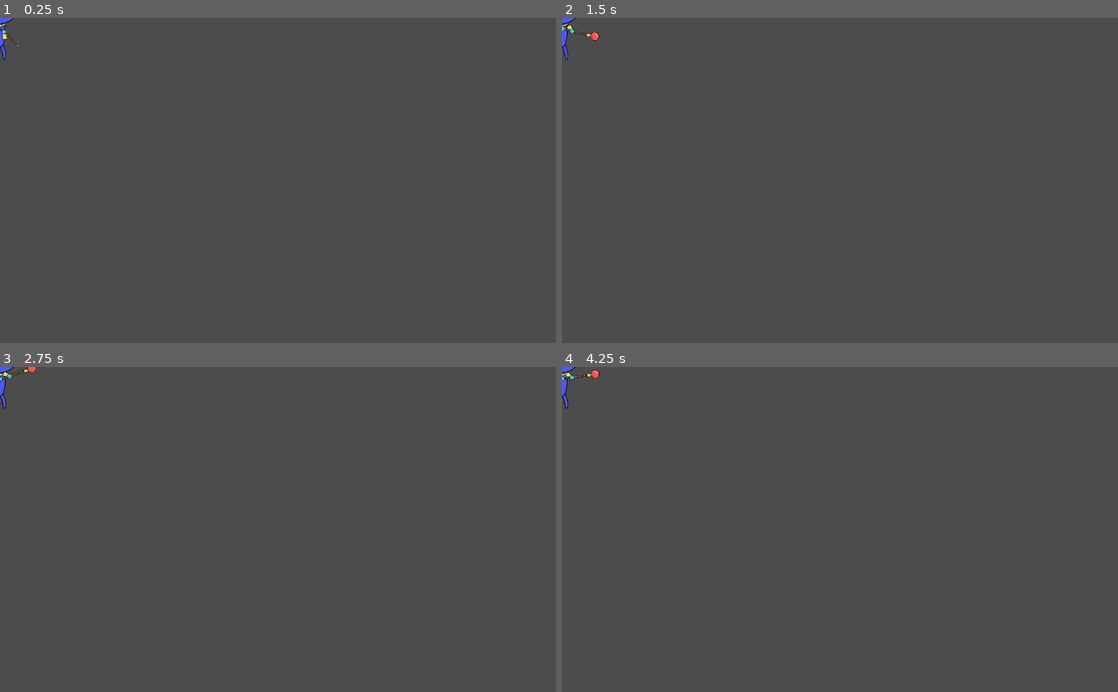
Above: before the commit, frames 1-4 (two rows, left to right).
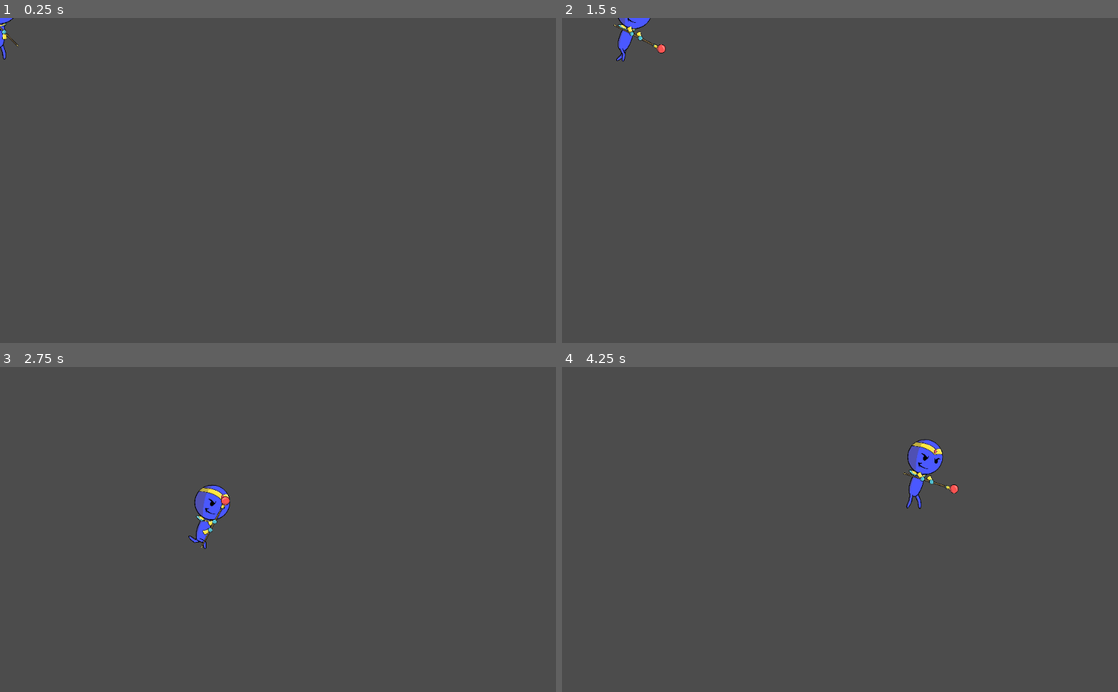
Above: after the commit, the same moments.

Repository: harchrisdytian/SUNY_Wowie_jam_2021
Game: Godot game, scene res://Main/Main.tscn
The game is run twice, just before and just after one commit, with the same random seed, the same clock (stepped at 60 frames per second) and the same inputs. The project has no main scene, so this scene is started directly.
Inputs (mouse positions are in pixels of both pictures, inside the frame that each line leads up to):
- Up to frame 1 (0.25 s): no input
- Up to frame 2 (1.5 s): tap Enter at 0.5 s; move the mouse to (962, 164) at 0.52 s; hold D (right, bound only after the commit) 0.53-1.28 s; click (962, 164) at 0.67 s; move the mouse to (728, 196) at 1.27 s; hold S (backwards, bound only after the commit) from 1.28 s (still down)
- Up to frame 3 (2.75 s): move the mouse to (333, 458) at 2.02 s; release S (backwards, bound only after the commit) at 2.03 s; hold D (right, bound only after the commit) from 2.03 s (still down)
- Up to frame 4 (4.25 s): move the mouse to (812, 594) at 2.77 s; release D (right, bound only after the commit) at 2.78 s; hold W (forward, bound only after the commit) 2.78-3.53 s; click (812, 594) at 2.92 s; move the mouse to (1006, 578) at 3.52 s; hold A (left, bound only after the commit) from 3.53 s (still down)

The runs differ from the first frame. In frame 1, less than 0.1% of the frame differs, in the area x 0-4%, y 2-9%; in frame 2, 0.6%; in frame 3, 1.0%; in frame 4, 1.1%, in the area x 0-72%, y 0-44%.

Commit message:
added a script to turret that detects player

Diff:
--- a/Development/Enemies/EnemyBullet.tscn
+++ b/Development/Enemies/EnemyBullet.tscn
@@ -1,11 +1,18 @@
-[gd_scene load_steps=2 format=2]
+[gd_scene load_steps=4 format=2]
 
 [ext_resource path="res://Enemies/EnemyBullet.gd" type="Script" id=1]
+[ext_resource path="res://icon.png" type="Texture" id=2]
+
+[sub_resource type="RectangleShape2D" id=1]
+extents = Vector2( 25.7888, 27.2368 )
 
 [node name="EnemyBullet" type="Area2D"]
+scale = Vector2( 0.25, 0.25 )
 script = ExtResource( 1 )
 
 [node name="Sprite" type="Sprite" parent="."]
+texture = ExtResource( 2 )
 
 [node name="CollisionShape2D" type="CollisionShape2D" parent="."]
+shape = SubResource( 1 )
 [connection signal="body_entered" from="." to="." method="_on_EnemyBullet_body_entered"]
--- a/Development/Enemies/Turret.tscn
+++ b/Development/Enemies/Turret.tscn
@@ -1,24 +1,21 @@
-[gd_scene load_steps=4 format=2]
+[gd_scene load_steps=3 format=2]
 
 [ext_resource path="res://Enemies/Turret.gd" type="Script" id=1]
 [ext_resource path="res://icon.png" type="Texture" id=2]
 
-[sub_resource type="SpriteFrames" id=1]
-animations = [ {
-"frames": [ ExtResource( 2 ) ],
-"loop": true,
-"name": "default",
-"speed": 5.0
-} ]
-
 [node name="Turret" type="KinematicBody2D"]
 script = ExtResource( 1 )
+detect_radius = 200
 
-[node name="AnimatedSprite" type="AnimatedSprite" parent="."]
-frames = SubResource( 1 )
+[node name="Sprite" type="Sprite" parent="."]
+texture = ExtResource( 2 )
 
-[node name="CollisionShape2D" type="CollisionShape2D" parent="."]
+[node name="Visibility" type="Area2D" parent="."]
 
-[node name="RayCast2D" type="RayCast2D" parent="."]
+[node name="CollisionShape2D" type="CollisionShape2D" parent="Visibility"]
 
 [node name="Shoottimer" type="Timer" parent="."]
+wait_time = 0.5
+[connection signal="body_entered" from="Visibility" to="." method="_on_Visibility_body_entered"]
+[connection signal="body_exited" from="Visibility" to="." method="_on_Visibility_body_exited"]
+[connection signal="timeout" from="Shoottimer" to="." method="_on_Shoottimer_timeout"]
--- a/Development/project.godot
+++ b/Development/project.godot
@@ -18,6 +18,37 @@
 config/name="Wowie_Jam_2021"
 config/icon="res://icon.png"
 
+[autoload]
+
+Global="*res://Global.gd"
+
+[display]
+
+window/stretch/mode="viewport"
+
+[input]
+
+forward={
+"deadzone": 0.5,
+"events": [ Object(InputEventKey,"resource_local_to_scene":false,"resource_name":"","device":0,"alt":false,"shift":false,"control":false,"meta":false,"command":false,"pressed":false,"scancode":87,"unicode":0,"echo":false,"script":null)
+ ]
+}
+backwards={
+"deadzone": 0.5,
+"events": [ Object(InputEventKey,"resource_local_to_scene":false,"resource_name":"","device":0,"alt":false,"shift":false,"control":false,"meta":false,"command":false,"pressed":false,"scancode":83,"unicode":0,"echo":false,"script":null)
+ ]
+}
+left={
+"deadzone": 0.5,
+"events": [ Object(InputEventKey,"resource_local_to_scene":false,"resource_name":"","device":0,"alt":false,"shift":false,"control":false,"meta":false,"command":false,"pressed":false,"scancode":65,"unicode":0,"echo":false,"script":null)
+ ]
+}
+right={
+"deadzone": 0.5,
+"events": [ Object(InputEventKey,"resource_local_to_scene":false,"resource_name":"","device":0,"alt":false,"shift":false,"control":false,"meta":false,"command":false,"pressed":false,"scancode":68,"unicode":0,"echo":false,"script":null)
+ ]
+}
+
 [rendering]
 
 environment/default_environment="res://default_env.tres"
